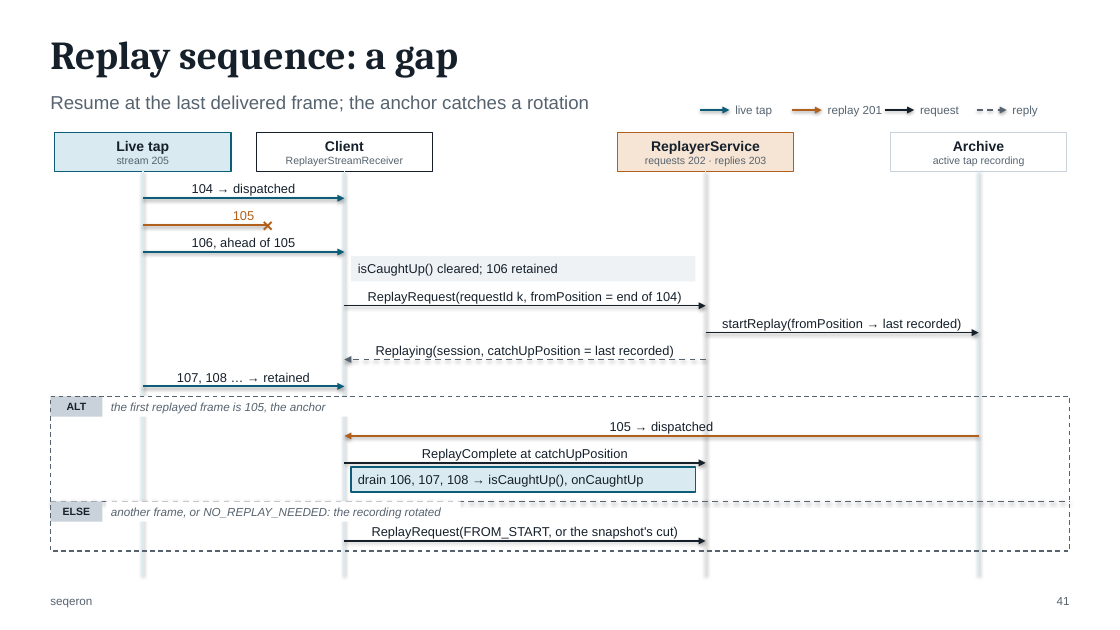
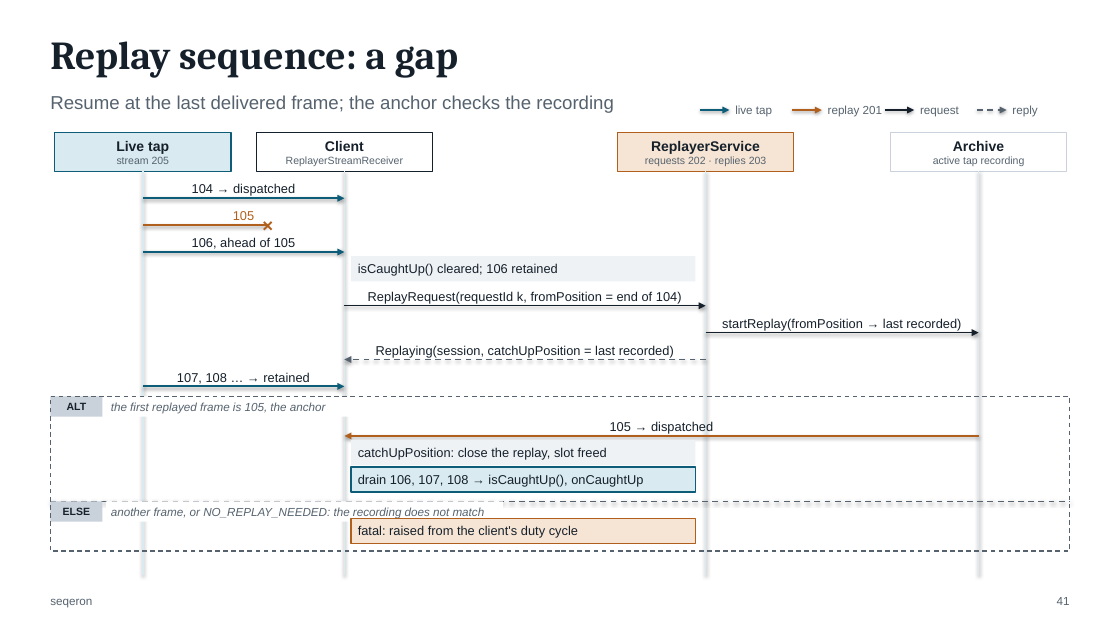
Before and after one commit to FredrikJDahlberg/seqeron, a slide deck: slide 41 of doc/presentation/seqeron-architecture.pptx. Drawn at 1120x630 pixels with LibreOffice and Linux fonts; fonts in the diff are those of the drawing. Boxes give left, top, right and bottom in pixels: in the first picture for what was removed or moved away, otherwise in the second. Text is boxed around its words. In the diff, an @@ line names an element or a change of style, - is before the commit and + after.

```diff
--- a/doc/presentation/seqeron-architecture.pptx
+++ b/doc/presentation/seqeron-architecture.pptx
@@ text at <box>50,95,614,113</box>: text changed @@
-Resume at the last delivered frame; the anchor catches a rotation
+Resume at the last delivered frame; the anchor checks the recording
@@ rectangle: place and size @@
-rectangle at <box>422,448,628,461</box>
+rectangle at <box>351,440,696,465</box>
@@ rectangle at <box>351,440,696,465</box>: fill none to #EEF2F5 @@
@@ text added at <box>358,447,607,460</box>, 11 pt, text #15202B @@
+catchUpPosition: close the replay, slot freed
@@ text in rectangle at <box>422,448,628,461</box>: text removed @@
-ReplayComplete at catchUpPosition
@@ arrow removed from (344, 463) to (706, 463) @@
@@ rectangle: place and size @@
-rectangle at <box>106,502,460,522</box>
+rectangle at <box>106,502,503,522</box>
@@ text at <box>111,507,485,519</box>: text changed @@
-another frame, or NO_REPLAY_NEEDED: the recording rotated
+another frame, or NO_REPLAY_NEEDED: the recording does not match
@@ rectangle added at <box>351,518,696,544</box>, fill #F6E5D4, outline #B0601C 1.25 pt @@
@@ text at <box>358,525,578,538</box>: text changed @@
-ReplayRequest(FROM_START, or the snapshot's cut)
+fatal: raised from the client's duty cycle
@@ text "fatal: raised from the client's ..." at <box>358,525,578,538</box>: vertical alignment bottom to middle @@
@@ arrow removed from (344, 541) to (706, 541) @@
```
Also in this commit, not shown: 25 other slides changed, 4 slides added, 1 other file.
